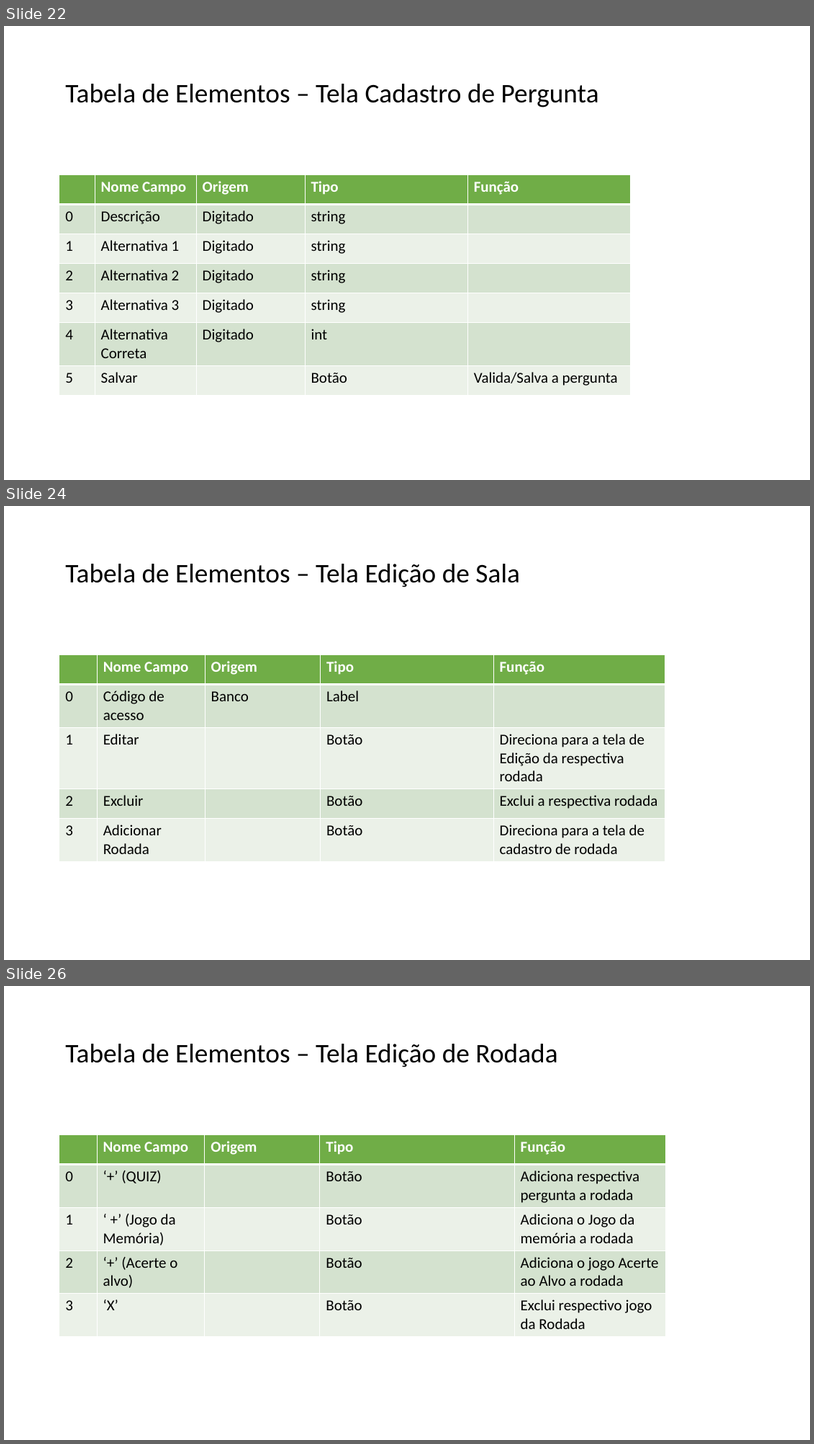
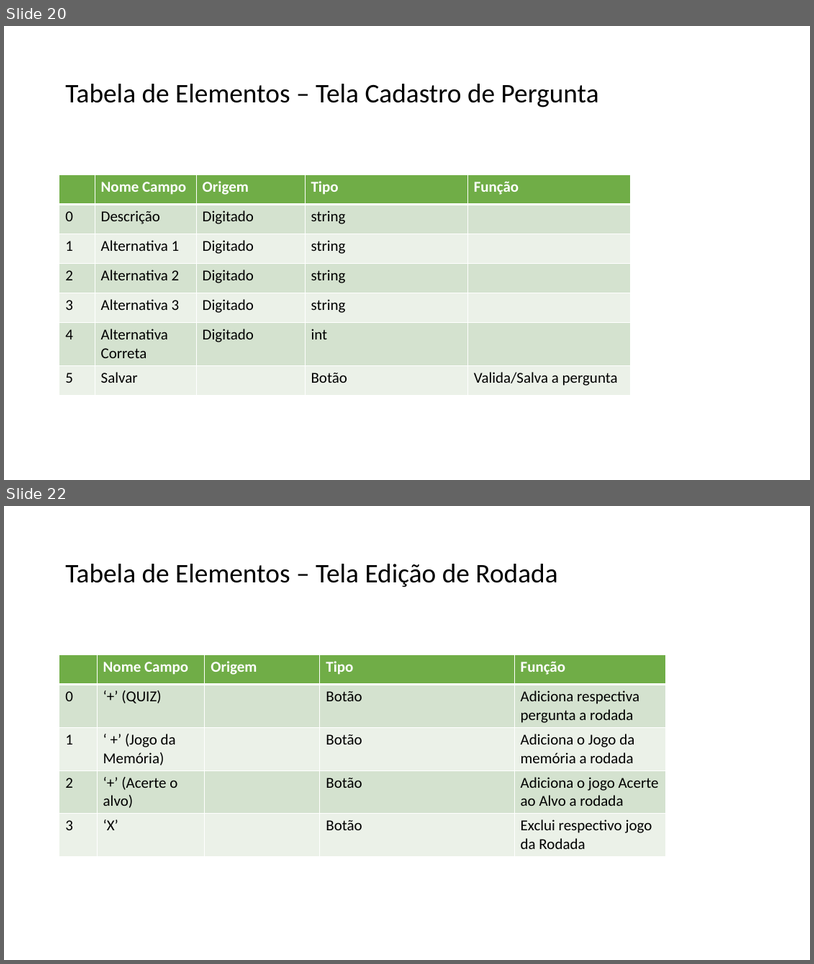
Before and after one commit to NathanReis/FTT-Recicla, a slide deck: DocumentacaoProjeto/Protótipo_Visual.pptx. Shown one above the other, each under a label of ours: slides 22, 24 and 26 before the commit, slides 20 and 22 after it; the slides between them are not shown. The pictures are 814x1444 and 814x964 pixels, drawn with LibreOffice and Linux fonts; fonts in the diff are those of the drawing. Boxes give left, top, right and bottom in pixels: in the first picture for what was removed or moved away, otherwise in the second. Text is boxed around its words. In the diff, an @@ line names an element or a change of style, - is before the commit and + after.

```diff
--- a/DocumentacaoProjeto/Protótipo_Visual.pptx
+++ b/DocumentacaoProjeto/Protótipo_Visual.pptx
@@ slide 24 removed at [4,506,810,960], background #FFFFFF @@
@@ title removed at [65,564,520,587] @@
-Tabela de Elementos – Tela Edição de Sala
@@ table removed at [59,655,665,860], 5 rows, 5 columns @@
- | Nome Campo | Origem | Tipo | Função
-0 | Código de acesso | Banco | Label | 
-1 | Editar |  | Botão | Direciona para a tela de Edição da respectiva rodada
-2 | Excluir |  | Botão | Exclui a respectiva rodada
-3 | Adicionar Rodada |  | Botão | Direciona para a tela de cadastro de rodada
@@ what was slide 22 is now slide 20 @@
@@ what was slide 26 is now slide 22 @@
```
Also in this commit, not shown: 7 slides changed, 5 other slides removed, 5 other files.
